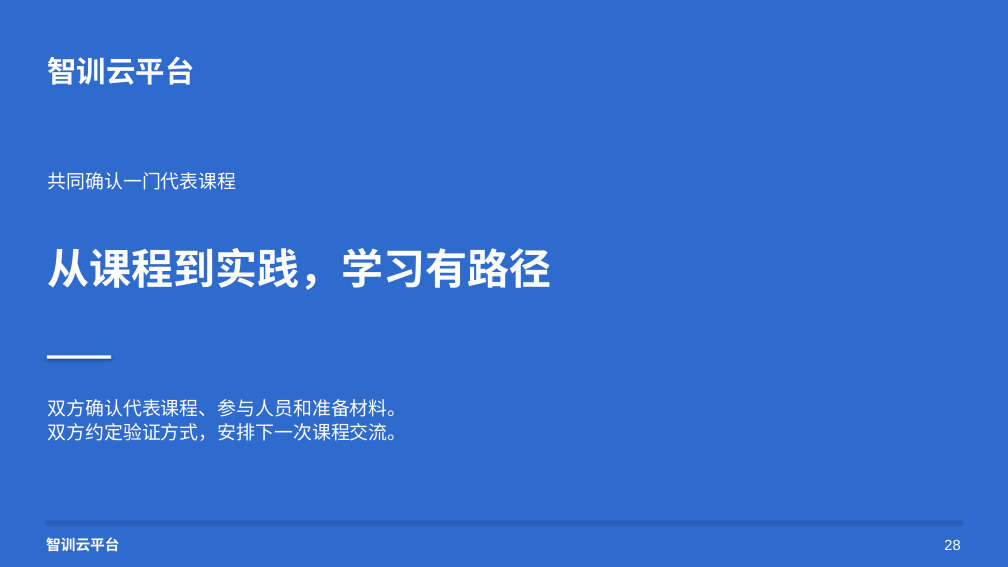
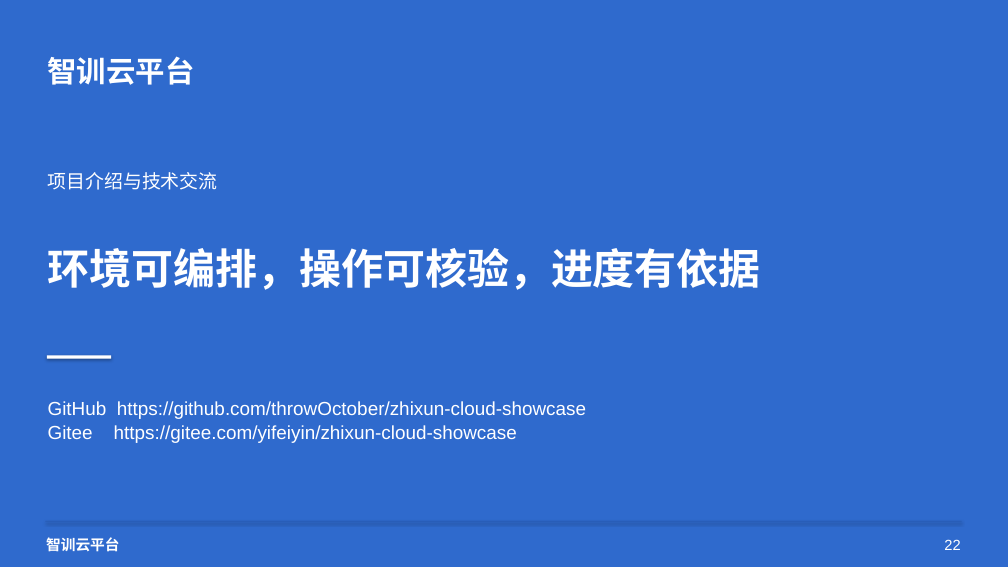
Before and after one commit to throwOctober/zhixun-cloud-showcase, a slide deck: slide 22 of project-overview.pptx. Drawn at 1008x567 pixels with LibreOffice and Linux fonts; fonts in the diff are those of the drawing. Boxes give left, top, right and bottom in pixels: in the first picture for what was removed or moved away, otherwise in the second. Text is boxed around its words. In the diff, an @@ line names an element or a change of style, - is before the commit and + after.

```diff
--- a/project-overview.pptx
+++ b/project-overview.pptx
@@ text at [48, 172, 218, 190]: text changed @@
-共同确认一门代表课程
+项目介绍与技术交流
@@ text at [48, 248, 761, 290]: text changed @@
-从课程到实践，学习有路径
+环境可编排，操作可核验，进度有依据
@@ text at [48, 401, 586, 443]: text changed @@
-双方确认代表课程、参与人员和准备材料。
-双方约定验证方式，安排下一次课程交流。
+GitHub https://github.com/throwOctober/zhixun-cloud-showcase
+Gitee https://gitee.com/yifeiyin/zhixun-cloud-showcase
@@ text at [944, 539, 960, 550]: text changed @@
-28
+22
```
Also in this commit, not shown: 16 other slides changed, 1 slide added, 1 slide removed, 3 other files.
